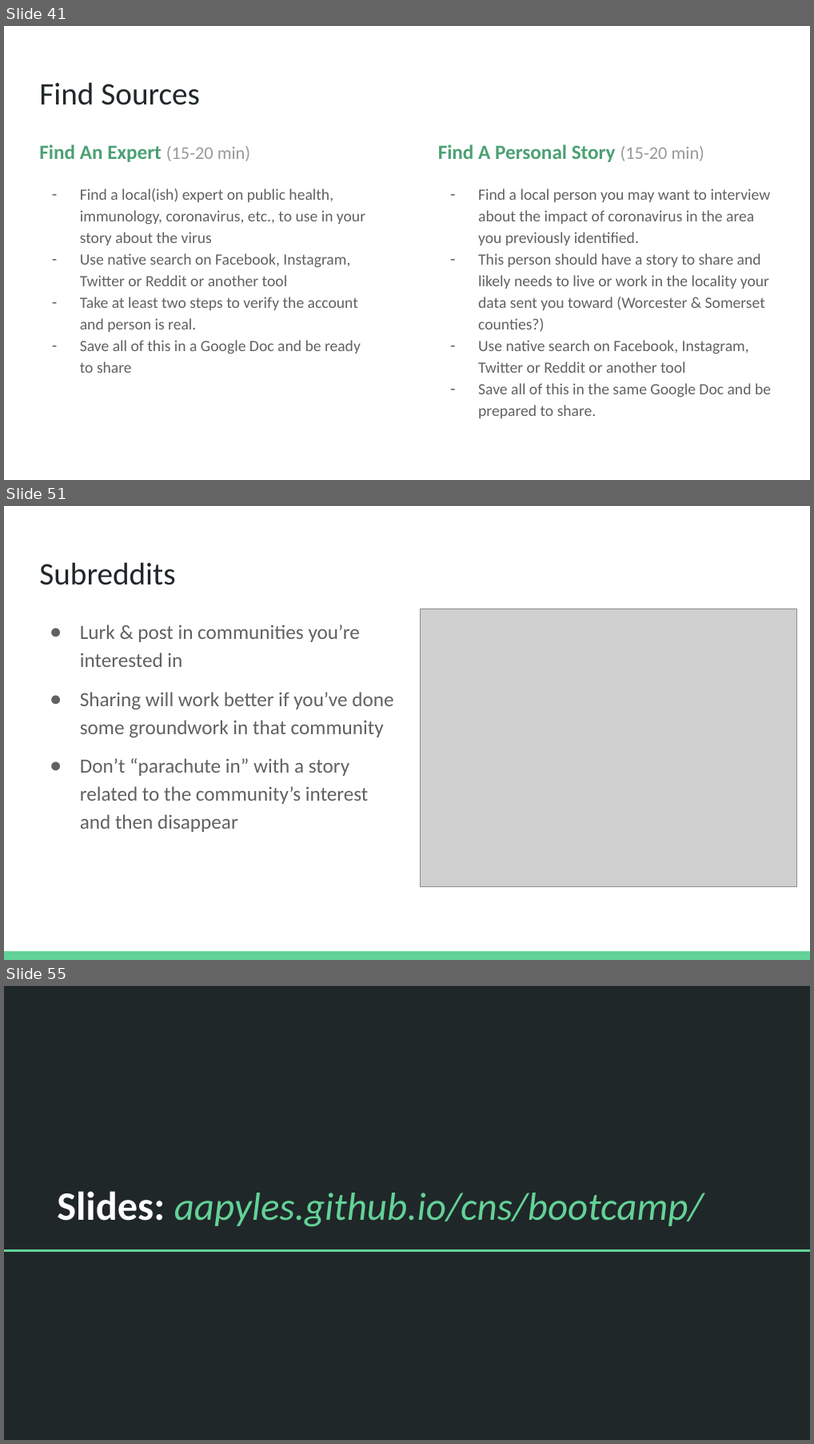
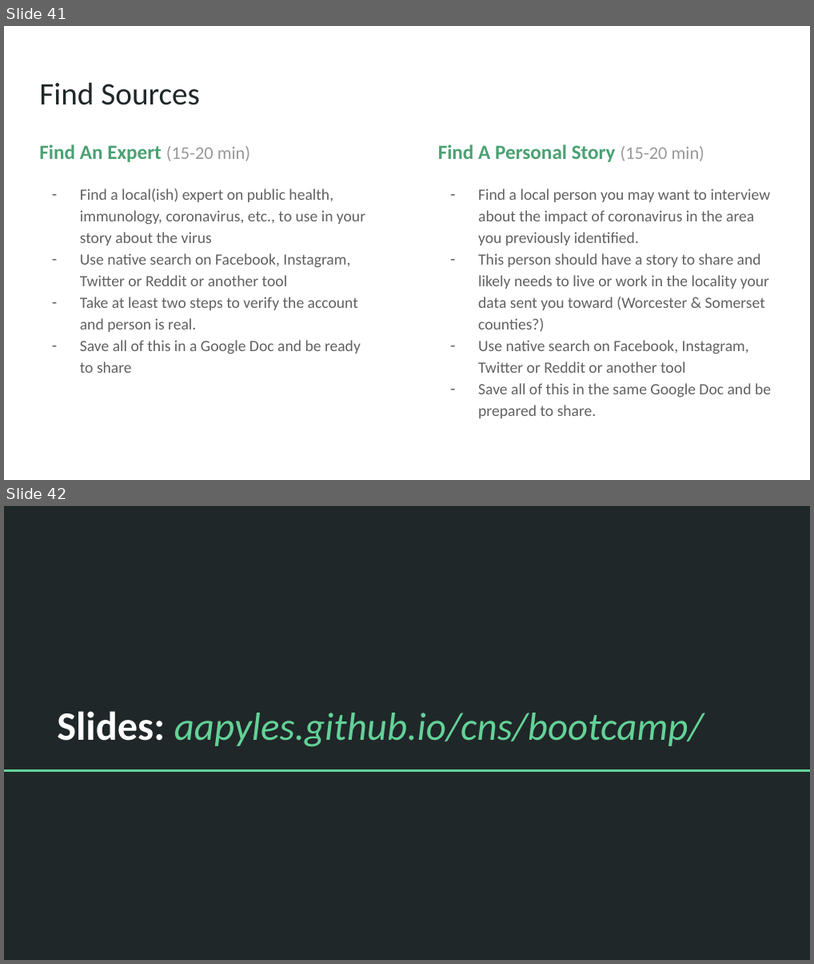
Before and after one commit to aapyles/CNS, a slide deck: bootcamp/storytelling.pptx. Shown one above the other, each under a label of ours: slides 41, 51 and 55 before the commit, slides 41 and 42 after it; the slides between them are not shown. The pictures are 814x1444 and 814x964 pixels, drawn with LibreOffice and Linux fonts; fonts in the diff are those of the drawing; grey boxes stand for pictures. Boxes give left, top, right and bottom in pixels: in the first picture for what was removed or moved away, otherwise in the second. Text is boxed around its words. In the diff, an @@ line names an element or a change of style, - is before the commit and + after.

```diff
--- a/bootcamp/storytelling.pptx
+++ b/bootcamp/storytelling.pptx
@@ slide 51 removed at [4,506,810,960], background #FFFFFF @@
@@ title removed at [39,562,175,585] @@
-Subreddits
@@ text removed at [80,624,394,832] @@
-● Lurk & post in communities you’re interested in
-● Sharing will work better if you’ve done some groundwork in that community
-● Don’t “parachute in” with a story related to the community’s interest and then disappear
@@ picture removed at [421,609,798,887] @@
@@ rectangle removed at [4,951,810,960] @@
@@ what was slide 55 is now slide 42 @@
```
Also in this commit, not shown: 2 slides changed, 12 other slides removed.
